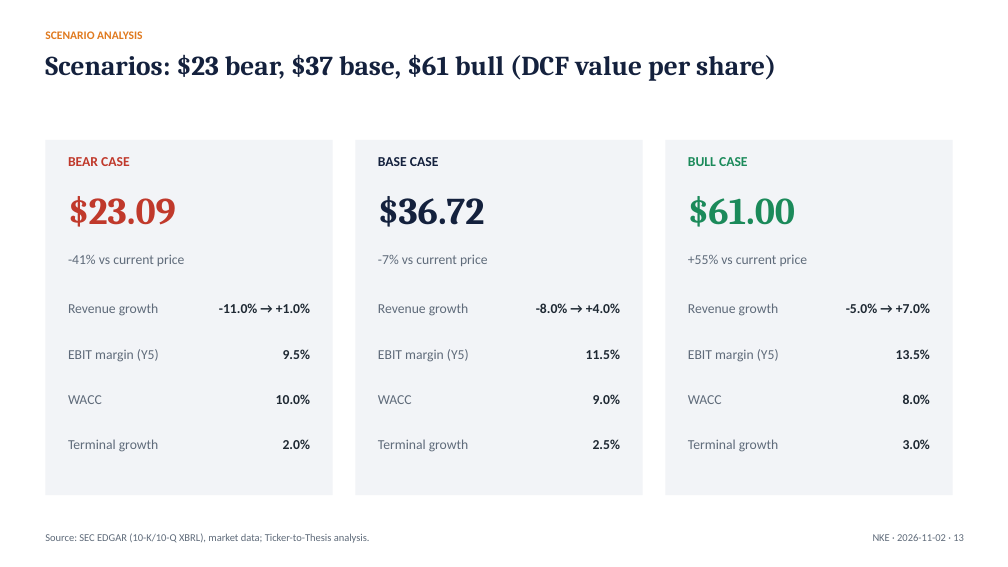
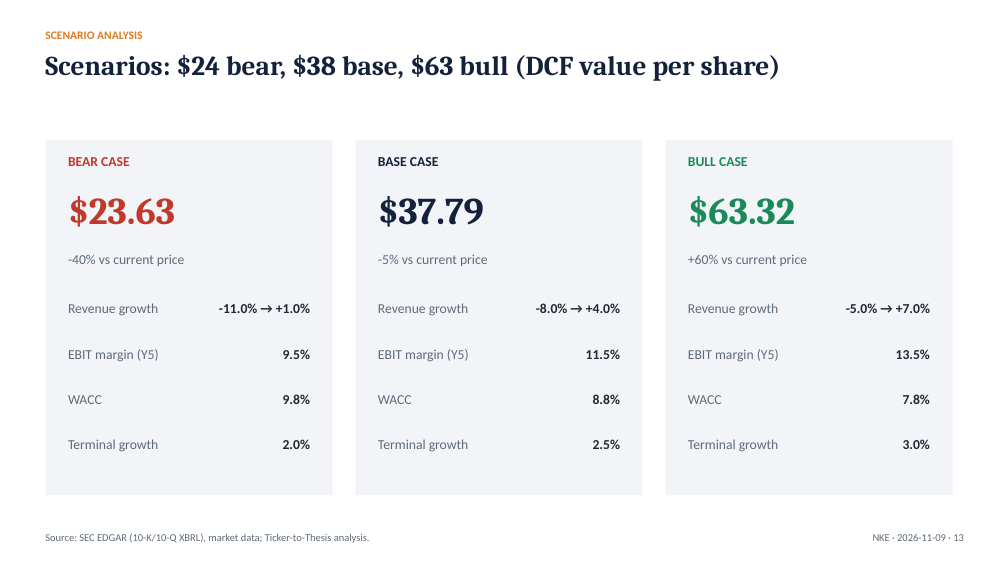
Before and after one commit to Abhishek10-r/ticker-to-thesis, a slide deck: slide 13 of examples/nike/latest/NKE_pitch_deck.pptx. Drawn at 1008x567 pixels with LibreOffice and Linux fonts; fonts in the diff are those of the drawing. Boxes give left, top, right and bottom in pixels: in the first picture for what was removed or moved away, otherwise in the second. Text is boxed around its words. In the diff, an @@ line names an element or a change of style, - is before the commit and + after.

```diff
--- a/examples/nike/latest/NKE_pitch_deck.pptx
+++ b/examples/nike/latest/NKE_pitch_deck.pptx
@@ text at (45, 54, 781, 81): text changed @@
-Scenarios: $23 bear, $37 base, $61 bull (DCF value per share)
+Scenarios: $24 bear, $38 base, $63 bull (DCF value per share)
@@ text at (68, 196, 175, 227): text changed @@
-$23.09
+$23.63
@@ text at (378, 196, 484, 227): text changed @@
-$36.72
+$37.79
@@ text at (688, 196, 795, 227): text changed @@
-$61.00
+$63.32
@@ text at (68, 254, 185, 266): text changed @@
--41% vs current price
+-40% vs current price
@@ text at (378, 254, 488, 266): text changed @@
--7% vs current price
+-5% vs current price
@@ text at (688, 255, 808, 266): text changed @@
-+55% vs current price
++60% vs current price
@@ text at (283, 394, 310, 404): text changed @@
-10.0%
+9.8%
@@ text at (593, 394, 620, 404): text changed @@
-9.0%
+8.8%
@@ text at (903, 394, 930, 404): text changed @@
-8.0%
+7.8%
@@ text at (873, 534, 964, 541): text changed @@
-NKE · 2026-11-02 · 13
+NKE · 2026-11-09 · 13
```
Also in this commit, not shown: 14 other slides changed, 4 other files.
